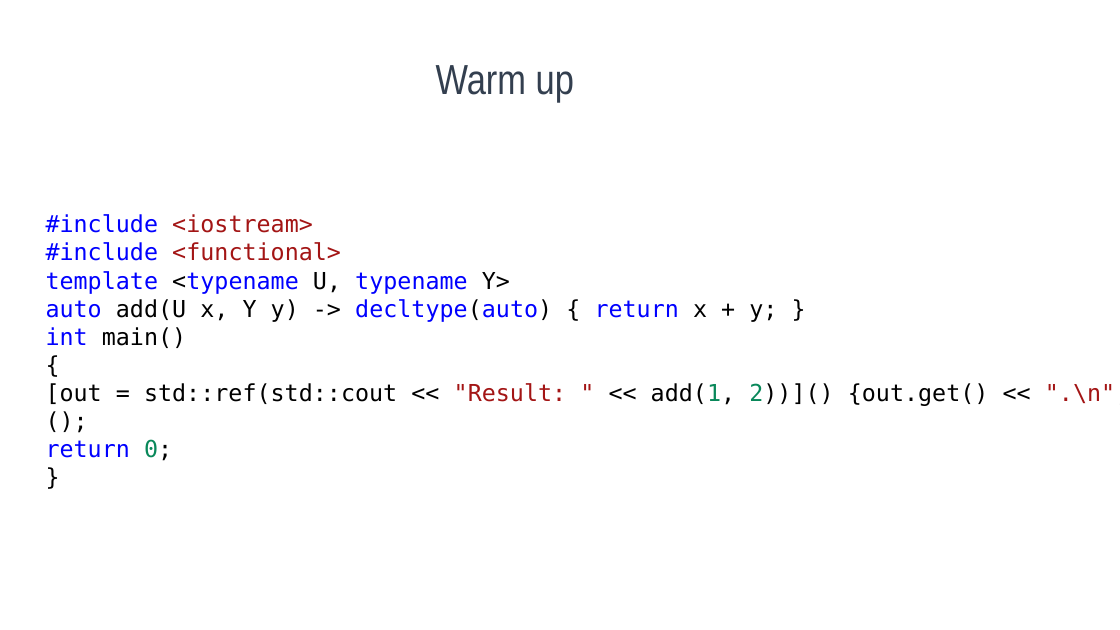
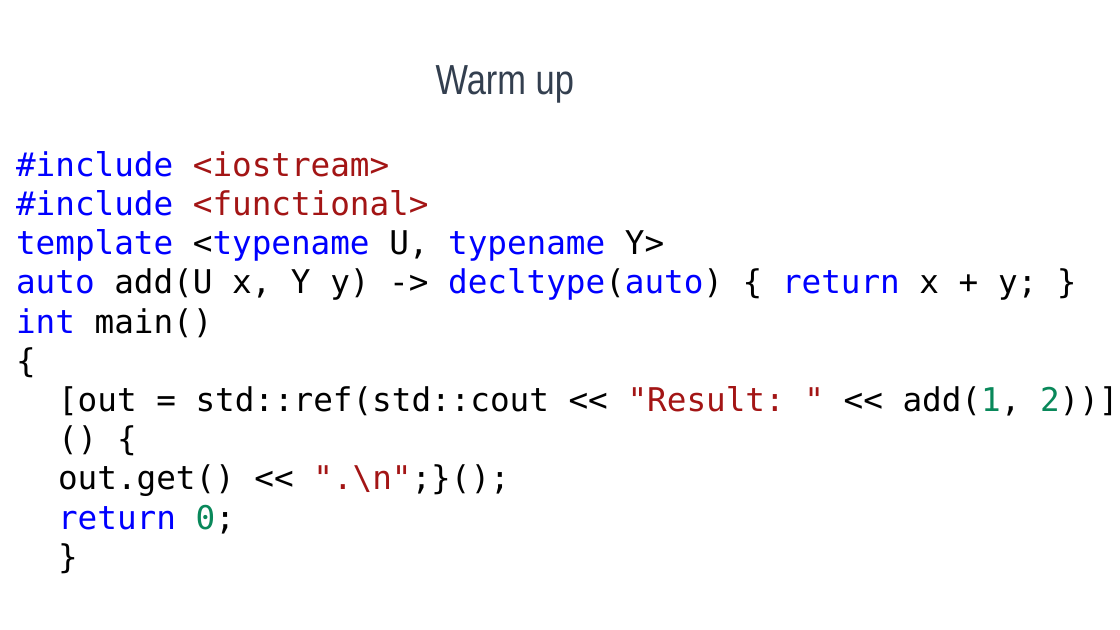
Before and after one commit to max4sharing/modern_cpp, a slide deck: slide 3 of C++11.pptx. Drawn at 1120x630 pixels with LibreOffice and Linux fonts; fonts in the diff are those of the drawing; background and template pictures are left out. Boxes give left, top, right and bottom in pixels: in the first picture for what was removed or moved away, otherwise in the second. Text is boxed around its words. In the diff, an @@ line names an element or a change of style, - is before the commit and + after.

Commit message:
update ppt

```diff
--- a/C++11.pptx
+++ b/C++11.pptx
@@ text "#include <iostream>": place and size @@
-text "#include <iostream>" at <box>46,214,1120,461</box>
+text "#include <iostream>" at <box>16,151,1119,534</box>
@@ text at <box>16,151,1037,534</box>: size 20 to 28 pt in "#include <iostream>", "#include <functional>", "template <typename U, typename Y>", "auto add(U x, Y y) -> decltype(auto) ..." and 4 more places; list level 1 to 2 in "return 0;" @@
@@ text at <box>58,386,1119,496</box>: text changed; size 20 to 28 pt @@
-[out = std::ref(std::cout << "Result: " << add(1, 2))]() {out.get() << ".\n";}();
+  [out = std::ref(std::cout << "Result: " << add(1, 2))]() {
+  out.get() << ".\n";}();
```
Also in this commit, not shown: 6 slides added, 1 slide removed.
